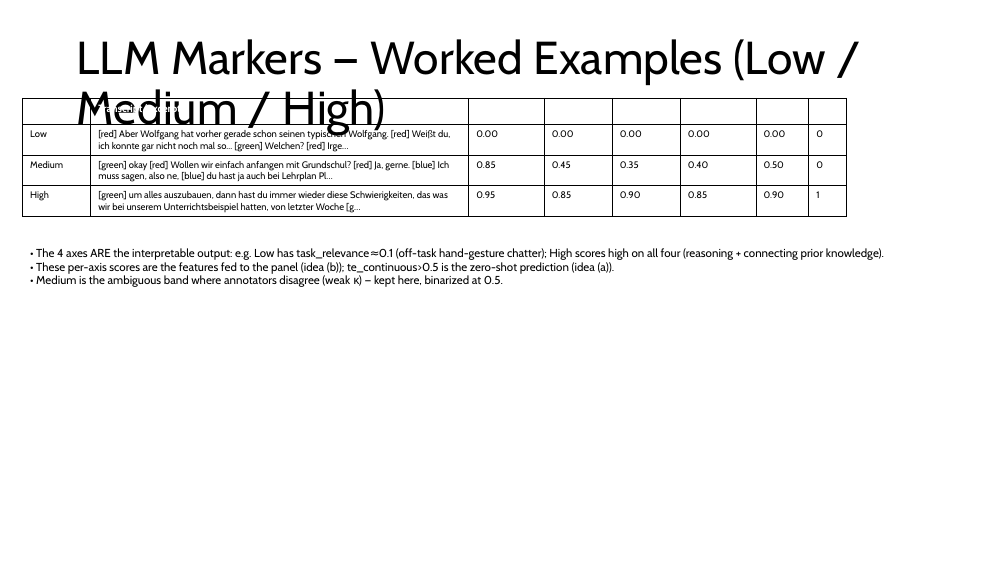
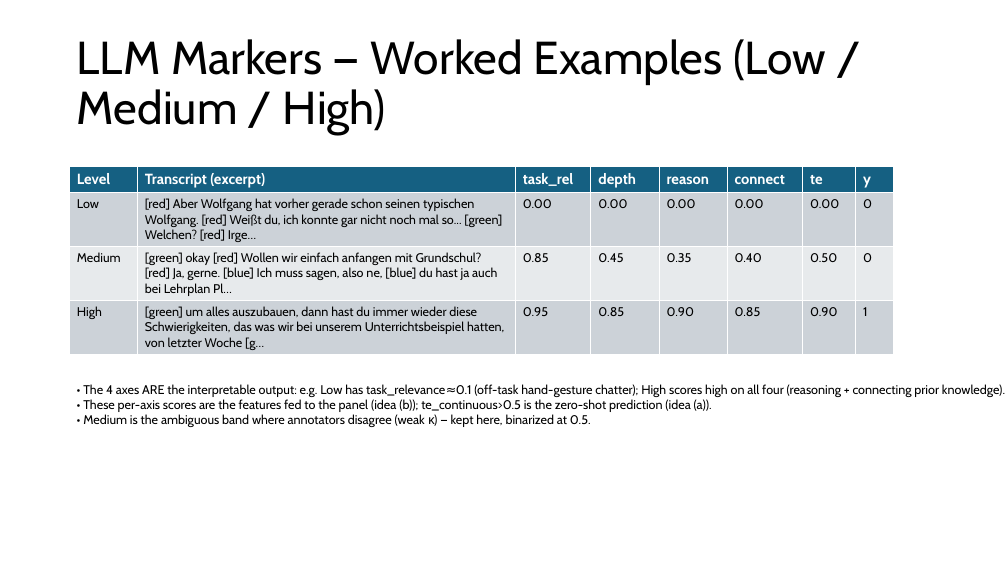
Before and after one commit to carlotes247/vilearn_ml, a slide deck: slide 23 of discover/2026_March_ViLearn_Planning.pptx (slide 28 before the commit). Drawn at 1008x567 pixels with LibreOffice and Linux fonts; fonts in the diff are those of the drawing. Boxes give left, top, right and bottom in pixels: in the first picture for what was removed or moved away, otherwise in the second. Text is boxed around its words. In the diff, an @@ line names an element or a change of style, - is before the commit and + after.

```diff
--- a/discover/2026_March_ViLearn_Planning.pptx
+++ b/discover/2026_March_ViLearn_Planning.pptx
@@ table at <box>70,166,894,354</box> @@
@@ fill #E8EAED to #E7EAEC in row 3 @@
@@ size 10 to 14 pt in "Level", "Transcript (excerpt)", "task_rel", "depth" and 4 more places @@
@@ size 9 to 12 pt in "Low", "[red] Aber Wolfgang hat vorher gerade schon ...", "0.00", "0.00" and 20 more places @@
@@ borders changed @@
@@ table: place and size @@
-table at <box>23,98,847,277</box>
+table at <box>70,166,894,354</box>
@@ text "• The 4 axes ARE ...": place and size @@
-text "• The 4 axes ARE ..." at <box>36,248,884,287</box>
+text "• The 4 axes ARE ..." at <box>83,384,1005,427</box>
@@ text "• The 4 axes ARE ..." at <box>83,384,1005,427</box>: size 11 to 12 pt @@
```
Also in this commit, not shown: 6 other slides changed, 12 slides added, 14 slides removed, 8 other files.
